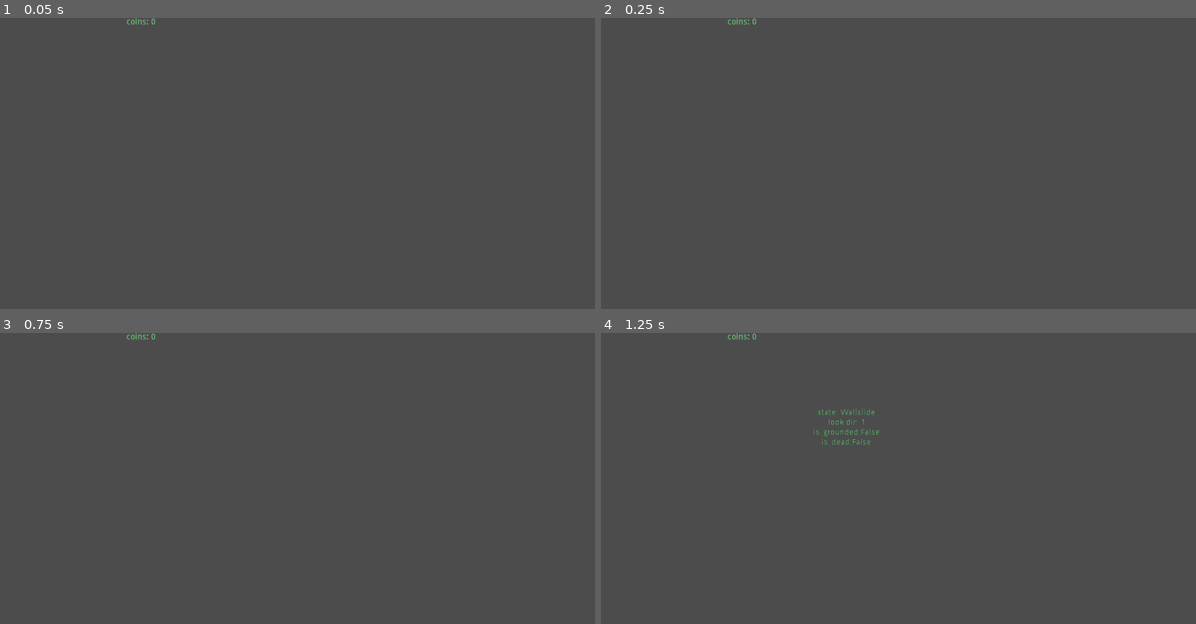
Above: before the commit, frames 1-4 (two rows, left to right).
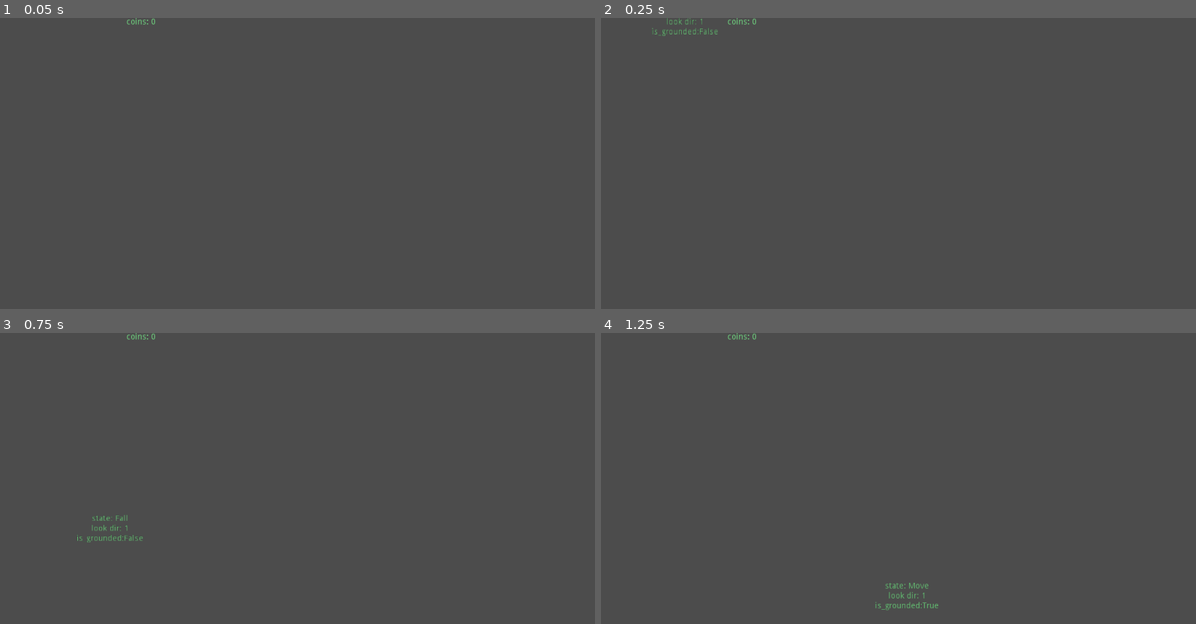
Above: after the commit, the same moments.

Repository: vicious987/slimeboy
Game: Godot game, scene res://Gameworld.tscn
Two runs of this game, one before a commit and one after it. Both use one fixed random seed, a clock stepped at 60 frames per second and the inputs below.
Inputs:
- Up to frame 1 (0.05 s): no input
- Up to frame 2 (0.25 s): no input
- Up to frame 3 (0.75 s): tap Enter at 0.5 s; hold D (move_right) from 0.53 s (still down); hold W (jump) from 0.53 s (still down)
- Up to frame 4 (1.25 s): keep holding D (move_right); keep holding W (jump)

Frame 1 is identical in both runs. In frame 2, 0.1% of the frame differs, in the area x 8-20%, y 0-7%; in frame 3, 0.2%; in frame 4, 0.5%, in the area x 35-57%, y 25-96%.

Commit message:
clean up Player scene logic structure

Diff:
--- a/KinematicBody2D.gd
+++ b/KinematicBody2D.gd
@@ -1,14 +1,17 @@
 extends KinematicBody2D
 
-var mv_sp = 500
 var motion = Vector2()
 
+func collect_coin():
+	get_parent().inc_coins()
+	print("BIG UPS!")
+
+func die():
+	$StateMachine.transition_state_to("Dead")
+
 func _ready() -> void:
-	#motion.x = mv_sp
 	pass # Replace with function body.
 
 func _physics_process(delta: float) -> void:
-	$Label.text = str(motion)
-	motion.x = lerp(motion.x, mv_sp, 0.03)
 	move_and_slide(motion, Vector2.UP)
 	print(motion)
--- a/Player.gd
+++ b/Player.gd
@@ -2,20 +2,21 @@
 
 var look_direction:int = 1
 var double_jump = false
-var is_dead = false
+#var is_dead = false
 var coins = 0
 var motion = Vector2()
 #onready var player_motion = $KinematicBody2D2.current_state.qwe
-onready var STATE_MACHINE = $KinematicBody2D
+onready var STATE_MACHINE = $KinematicBody2D/StateMachine
 onready var DEBUG_LABEL = $KinematicBody2D/Label
 onready var GAME_STATE = $Gamestate
-
 
 func _ready():
 	spawn()
 
 func reset_coins():
 	coins = 0
+func inc_coins():
+	coins += 1
 
 func die():
 	print("im die!")
@@ -24,10 +25,11 @@
 	$KinematicBody2D.position = $Spawnpoint.position
 
 func _physics_process(delta):
+	pass
 	DEBUG_LABEL.text =  "state: " + str(STATE_MACHINE.current_state.name) + "\n"
 	DEBUG_LABEL.text += "look dir: " + str(look_direction) + "\n"
-	#DEBUG_LABEL.text += "motion: " + str(player_motion) + "\n"
+	##DEBUG_LABEL.text += "motion: " + str(player_motion) + "\n"
 	DEBUG_LABEL.text += "is_grounded:" + str($KinematicBody2D/SurfaceDetector.is_grounded()) + "\n"
-	DEBUG_LABEL.text += "is_dead:" + str(is_dead) + "\n"
+	#DEBUG_LABEL.text += "is_dead:" + str(is_dead) + "\n"
 
 	GAME_STATE.text = "coins: " + str(coins)
--- a/Player.tscn
+++ b/Player.tscn
@@ -10,6 +10,7 @@
 [ext_resource path="res://states/FallState.gd" type="Script" id=8]
 [ext_resource path="res://states/DeadState.gd" type="Script" id=9]
 [ext_resource path="res://states/WalljumpState.gd" type="Script" id=10]
+[ext_resource path="res://KinematicBody2D.gd" type="Script" id=11]
 
 [sub_resource type="RectangleShape2D" id=1]
 extents = Vector2( 25, 25 )
@@ -20,7 +21,7 @@
 
 [node name="KinematicBody2D" type="KinematicBody2D" parent="."]
 collision_mask = 15
-script = ExtResource( 1 )
+script = ExtResource( 11 )
 
 [node name="Label" type="Label" parent="KinematicBody2D"]
 self_modulate = Color( 0.901961, 0.901961, 0.901961, 1 )
@@ -37,27 +38,28 @@
 [node name="CollisionShape2D" type="CollisionShape2D" parent="KinematicBody2D"]
 shape = SubResource( 1 )
 
-[node name="States" type="Node" parent="KinematicBody2D"]
+[node name="StateMachine" type="Node" parent="KinematicBody2D"]
+script = ExtResource( 1 )
 
-[node name="Move" type="Node" parent="KinematicBody2D/States"]
+[node name="Move" type="Node" parent="KinematicBody2D/StateMachine"]
 script = ExtResource( 4 )
 
-[node name="Idle" type="Node" parent="KinematicBody2D/States"]
+[node name="Idle" type="Node" parent="KinematicBody2D/StateMachine"]
 script = ExtResource( 3 )
 
-[node name="Jump" type="Node" parent="KinematicBody2D/States"]
+[node name="Jump" type="Node" parent="KinematicBody2D/StateMachine"]
 script = ExtResource( 5 )
 
-[node name="Wallslide" type="Node" parent="KinematicBody2D/States"]
+[node name="Wallslide" type="Node" parent="KinematicBody2D/StateMachine"]
 script = ExtResource( 7 )
 
-[node name="Fall" type="Node" parent="KinematicBody2D/States"]
+[node name="Fall" type="Node" parent="KinematicBody2D/StateMachine"]
 script = ExtResource( 8 )
 
-[node name="Dead" type="Node" parent="KinematicBody2D/States"]
+[node name="Dead" type="Node" parent="KinematicBody2D/StateMachine"]
 script = ExtResource( 9 )
 
-[node name="Walljump" type="Node" parent="KinematicBody2D/States"]
+[node name="Walljump" type="Node" parent="KinematicBody2D/StateMachine"]
 script = ExtResource( 10 )
 jump_height = 450
 jump_time = 0.7
--- a/TestingGrounds.tscn
+++ b/TestingGrounds.tscn
@@ -50,15 +50,15 @@
 }
 
 [node name="CollisionShape2D" type="CollisionShape2D" parent="StaticBody2D4"]
-position = Vector2( 464.364, -79.0927 )
+position = Vector2( 1322.29, -35.321 )
 shape = SubResource( 3 )
 
 [node name="KillArea" parent="." instance=ExtResource( 1 )]
-position = Vector2( 919.813, 468.766 )
+position = Vector2( 558.697, 532.235 )
 
 [node name="Path2D" parent="." instance=ExtResource( 2 )]
 position = Vector2( 276.151, -157.663 )
 scale = Vector2( 1.06264, 1 )
 
 [node name="Coin" parent="." instance=ExtResource( 3 )]
-position = Vector2( 964.903, 548.82 )
+position = Vector2( 719.782, 544.443 )
--- a/states/DeadState.gd
+++ b/states/DeadState.gd
@@ -1,6 +1,7 @@
 extends State
 
 func enter(host:KinematicBody2D) -> void:
+	player_body.motion = Vector2()
 	print("press R to restart")
 
 func exit(host:KinematicBody2D) -> void:
--- a/states/FallState.gd
+++ b/states/FallState.gd
@@ -14,10 +14,8 @@
 func update(host:KinematicBody2D, delta) -> void:
 	.update(host, delta)
 
-	if player_body.is_on_ground():
+	if surface_detector.is_grounded():
 		if input_direction:
 			emit_signal("done", "Move")
 		else:
 			emit_signal("done", "Idle")
-
-	host.move_and_slide(player_body.motion, Vector2.UP)
--- a/states/IdleState.gd
+++ b/states/IdleState.gd
@@ -12,6 +12,6 @@
 		emit_signal("done", "Move")
 
 func update(host:KinematicBody2D, delta):
-	if not player_body.is_on_ground():
+	if not surface_detector.is_grounded():
 		emit_signal("done", "Fall")
 	player_body.motion = Vector2(0,0)
--- a/states/JumpState.gd
+++ b/states/JumpState.gd
@@ -13,7 +13,5 @@
 	if player_body.motion.y > 0:
 		emit_signal("done", "Fall")
 
-	host.move_and_slide(player_body.motion, Vector2.UP)
-
 func exit(host):
 	pass
--- a/states/MoveState.gd
+++ b/states/MoveState.gd
@@ -20,11 +20,8 @@
 		if abs(player_body.motion.x) < 32:
 			emit_signal("done", "Idle")
 
-	if not player_body.is_on_ground():
+	if not surface_detector.is_grounded():
 		emit_signal("done", "Fall")
-
-	host.move_and_slide(player_body.motion, Vector2.UP)
-	#print(motion)
 
 func exit(host):
 	pass
--- a/states/State.gd
+++ b/states/State.gd
@@ -18,7 +18,8 @@
 var input_direction:int
 var jumps_left:int
 
-onready var player_body:KinematicBody2D = owner.get_node("KinematicBody2D")
+#onready var player_body:KinematicBody2D = owner.get_node("KinematicBody2D")
+onready var player_body:KinematicBody2D = get_parent().get_parent()
 onready var surface_detector = player_body.get_node("SurfaceDetector")
 
 func get_input_direction() -> int:
--- a/states/StateMachine.gd
+++ b/states/StateMachine.gd
@@ -1,40 +1,26 @@
 extends Node
 
 var current_state = null
-var previous_state = null
-var motion = Vector2()
+
 onready var state_map = {}
-onready var bla = self
-
-func die():
-	if current_state.name != "Dead":
-		_on_State_done("Dead")
-
-func collect_coin():
-	get_parent().coins += 1
-	print("BIG UPS!")
-
-func is_on_ground():
-	return $SurfaceDetector.is_grounded()
+onready var player_body = get_parent()
 
 func _ready():
-	for c in $States.get_children():
+	for c in get_children():
+		c.connect("done", self, "transition_state_to") # move it to connector's responsobility?
 		state_map[c.name] = c
+
 	current_state = state_map["Idle"]
-	for s in state_map.values():
-		s.connect("done", self, "_on_State_done")
-		#s.player_body = self
 
 func _input(event):
 	current_state.handle_input(event)
 
-func _on_State_done(new_state_name_str):
+func transition_state_to(new_state_name_str):
 	print(" change from ", current_state.name, " into ", new_state_name_str)
-	previous_state = current_state
+	assert(current_state.name != new_state_name_str)
 	current_state.exit(self)
 	current_state = state_map[new_state_name_str]
 	current_state.enter(self)
 
 func _physics_process(delta):
 	current_state.update(self, delta)
-	print(motion)
--- a/states/WalljumpState.gd
+++ b/states/WalljumpState.gd
@@ -15,5 +15,3 @@
 	player_body.motion.y += gravity_per_sec * delta
 	if player_body.motion.y > control_point_speed:
 		emit_signal("done","Fall")
-
-	host.move_and_slide(player_body.motion, Vector2.UP)
--- a/states/WallslideState.gd
+++ b/states/WallslideState.gd
@@ -26,5 +26,3 @@
 		emit_signal("done", "Fall")
 
 	player_body.motion.y = lerp(player_body.motion.y, wallslide_speed, 0.3) #
-
-	host.move_and_slide(player_body.motion, Vector2.UP)
Not shown: 1 places in Player.tscn that only renumber resources
